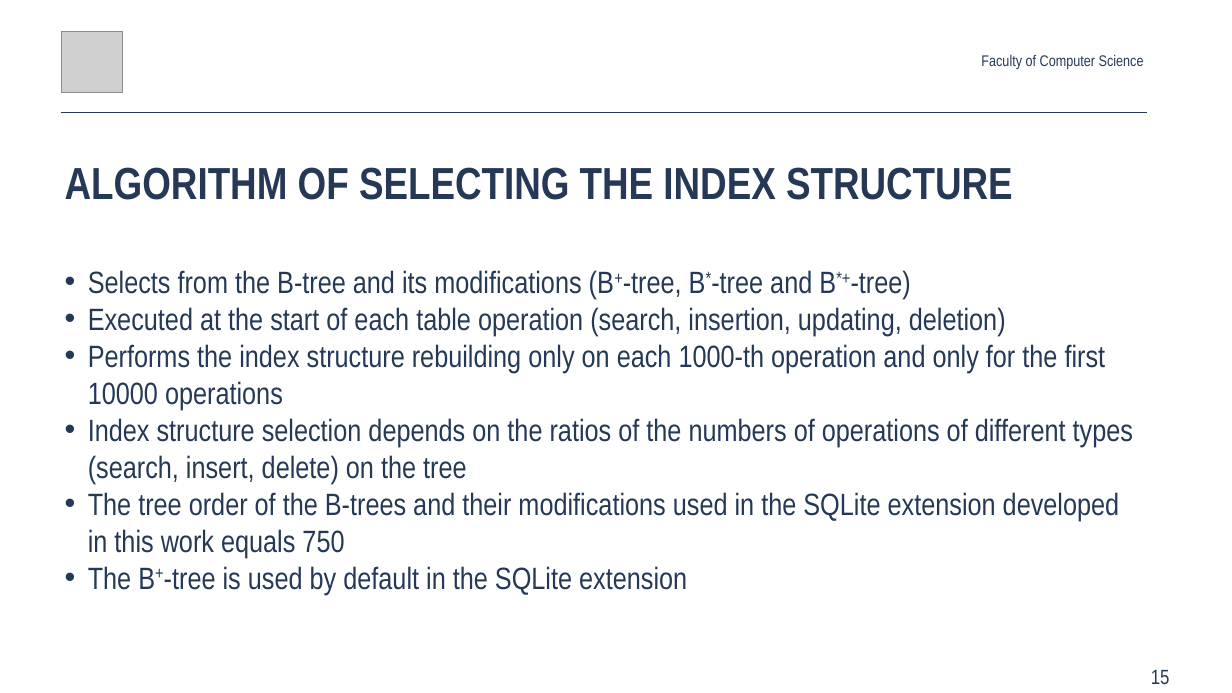
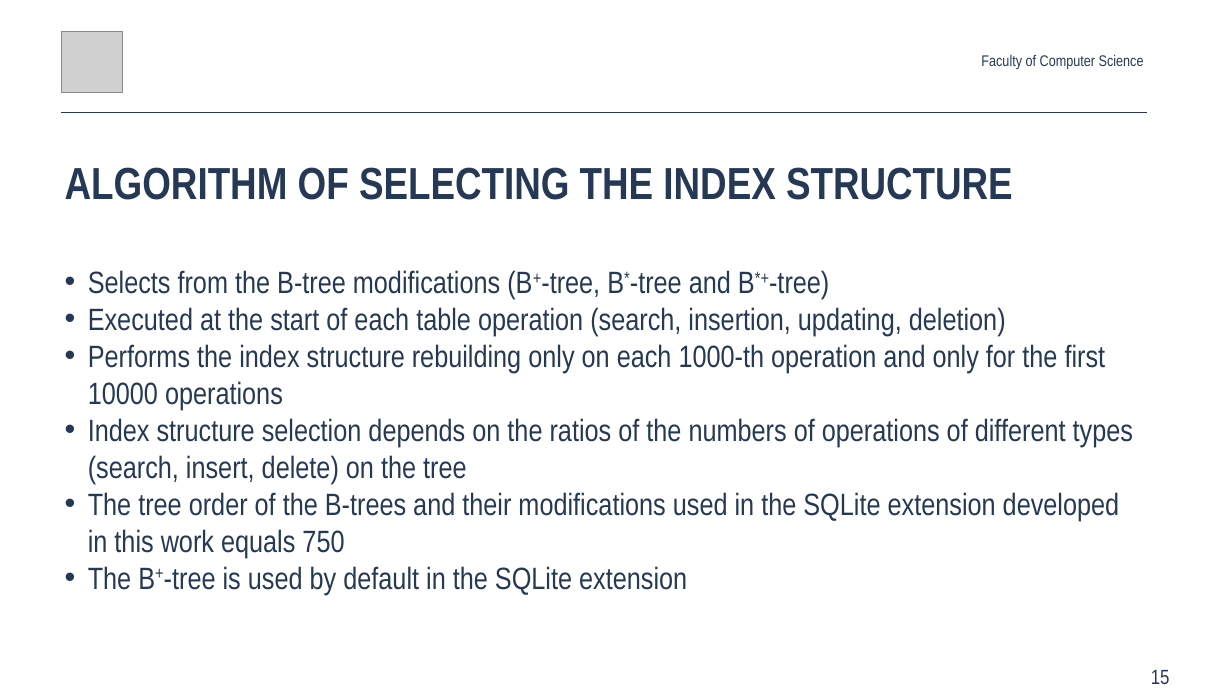
Before and after one commit to Glost/btrees_2019, a slide deck: slide 15 of root/docs/slides/Anton_Rigin_SYRCoSE_2019.pptx. Drawn at 1232x693 pixels with LibreOffice and Linux fonts; fonts in the diff are those of the drawing; grey boxes stand for pictures. Boxes give left, top, right and bottom in pixels: in the first picture for what was removed or moved away, otherwise in the second. Text is boxed around its words. In the diff, an @@ line names an element or a change of style, - is before the commit and + after.

```diff
--- a/root/docs/slides/Anton_Rigin_SYRCoSE_2019.pptx
+++ b/root/docs/slides/Anton_Rigin_SYRCoSE_2019.pptx
@@ text at bbox=[88, 270, 829, 299]: text changed @@
-• Selects from the B-tree and its modifications (B+-tree, B*-tree and B*+-tree)
+• Selects from the B-tree modifications (B+-tree, B*-tree and B*+-tree)
```
Also in this commit, not shown: 2 other slides changed, 1 other file.
